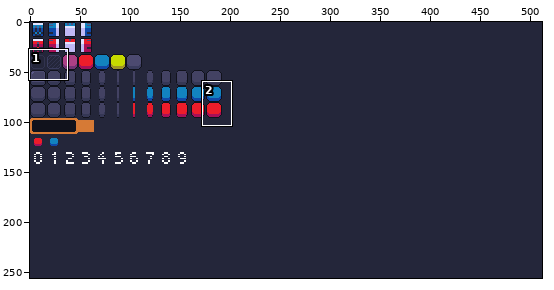
One commit to this pixel-art file: assets/atlas1.aseprite. Above: a wide view before the commit, with the close-up outlined.
Close-up. First the earlier version:
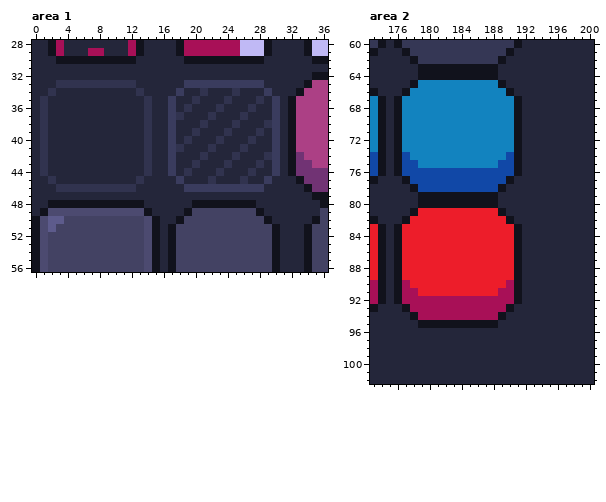
512x256 pixels, 1 frame. Shown: area 1: x 0..36, y 28..56; area 2: x 173..200, y 60..102.
Once edited:
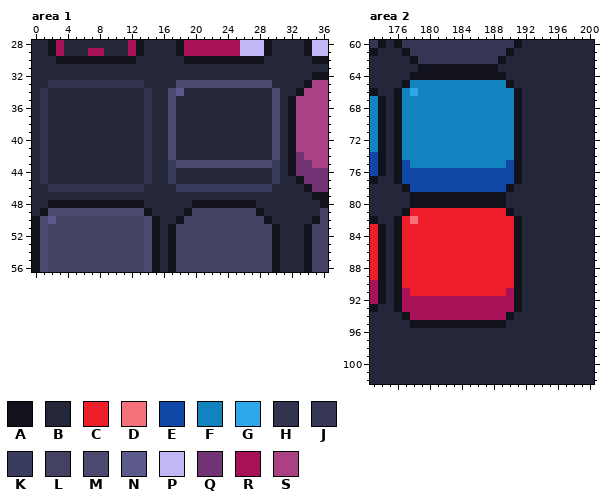
Palette (. is transparent): A #11121c  B #24263a  C #ed1d2a  D #f4717a  E #1148a7  F #1283bf  G #2da9eb  H #31334f  J #353755  K #3a3c5e  L #434263  M #4c4a70  N #5d5b8c  P #c0b9f5  Q #713374  R #a81057  S #ac4085
What changed:
--- area 1, layer "Main"
@@ x 0..36 @@
 32 BBBBBBBBBBBBBBBBBBBBBBBBBBBBBBBBBBBAA
-33 BBBHHHHHHHHHHBBBBBBKKKKKKKKKKBBBBBASS
-34 BBHBBBBBBBBBBHBBBBKBBHBBBHBBBKBBBASSS
-35 BHBBBBBBBBBBBBHBBKBBHBBBHBBBHBKBASSSS
-36 BHBBBBBBBBBBBBHBBKBHBBBHBBBHBBKBASSSS
-37 BHBBBBBBBBBBBBHBBKHBBBHBBBHBBBKBASSSS
-38 BHBBBBBBBBBBBBHBBKBBBHBBBHBBBHKBASSSS
-39 BHBBBBBBBBBBBBHBBKBBHBBBHBBBHBKBASSSS
-40 BHBBBBBBBBBBBBHBBKBHBBBHBBBHBBKBASSSS
-41 BHBBBBBBBBBBBBHBBKHBBBHBBBHBBBKBASSSS
-42 BHBBBBBBBBBBBBHBBKBBBHBBBHBBBHKBAQSSS
-43 BHBBBBBBBBBBBBHBBKBBHBBBHBBBHBKBAQQSS
-44 BHBBBBBBBBBBBBHBBKBHBBBHBBBHBBKBAQQQQ
-45 BBHBBBBBBBBBBHBBBBKBBBHBBBHBBKBBBAQQQ
-46 BBBHHHHHHHHHHBBBBBBKKKKKKKKKKBBBBBAQQ
+33 BBHHHHHHHHHHHHBBBBMMMMMMMMMMMMBBBBASS
+34 BHBBBBBBBBBBBBHBBMNBBBBBBBBBBBMBBASSS
+35 BHBBBBBBBBBBBBHBBMBBBBBBBBBBBBMBASSSS
+36 BHBBBBBBBBBBBBHBBMBBBBBBBBBBBBMBASSSS
+37 BHBBBBBBBBBBBBHBBMBBBBBBBBBBBBMBASSSS
+38 BHBBBBBBBBBBBBHBBMBBBBBBBBBBBBMBASSSS
+39 BHBBBBBBBBBBBBHBBMBBBBBBBBBBBBMBASSSS
+40 BHBBBBBBBBBBBBHBBMBBBBBBBBBBBBMBASSSS
+41 BHBBBBBBBBBBBBHBBMBBBBBBBBBBBBMBASSSS
+42 BHBBBBBBBBBBBBHBBMBBBBBBBBBBBBMBAQSSS
+43 BHBBBBBBBBBBBBHBBKMMMMMMMMMMMMKBAQQSS
+44 BHBBBBBBBBBBBBHBBKBBBBBBBBBBBBKBAQQQQ
+45 BHBBBBBBBBBBBBHBBKBBBBBBBBBBBBKBBAQQQ
+46 BBHHHHHHHHHHHHBBBBKKKKKKKKKKKKBBBBAQQ
 47 BBBBBBBBBBBBBBBBBBBBBBBBBBBBBBBBBBBAA
@@ x 0..5 @@
 49 BAMMMM
-50 AMNNLL
-51 AMNLLL
+50 AMNLLL
+51 AMLLLL
 52 AMLLLL
--- area 2, layer "Main"
@@ x 173..200 @@
  63 BBBBBBAAAAAAAAAABBBBBBBBBBBB
- 64 BBBBBBAAAAAAAAAABBBBBBBBBBBB
- 65 BBBBBAFFFFFFFFFFABBBBBBBBBBB
- 66 ABBBAFFFFFFFFFFFFABBBBBBBBBB
+ 64 BBBBBAAAAAAAAAAAABBBBBBBBBBB
+ 65 BBBBAFFFFFFFFFFFFABBBBBBBBBB
+ 66 ABBAFGFFFFFFFFFFFFABBBBBBBBB
  67 FABAFFFFFFFFFFFFFFABBBBBBBBB
@@ x 173..200 @@
  73 FABAFFFFFFFFFFFFFFABBBBBBBBB
- 74 EABAEFFFFFFFFFFFFEABBBBBBBBB
- 75 EABAEEFFFFFFFFFFEEABBBBBBBBB
+ 74 EABAFFFFFFFFFFFFFFABBBBBBBBB
+ 75 EABAEFFFFFFFFFFFFEABBBBBBBBB
  76 EABAEEEEEEEEEEEEEEABBBBBBBBB
- 77 ABBBAEEEEEEEEEEEEABBBBBBBBBB
- 78 BBBBBAEEEEEEEEEEABBBBBBBBBBB
- 79 BBBBBBAAAAAAAAAABBBBBBBBBBBB
- 80 BBBBBBAAAAAAAAAABBBBBBBBBBBB
- 81 BBBBBACCCCCCCCCCABBBBBBBBBBB
- 82 ABBBACCCCCCCCCCCCABBBBBBBBBB
+ 77 ABBAEEEEEEEEEEEEEEABBBBBBBBB
+ 78 BBBBAEEEEEEEEEEEEABBBBBBBBBB
+ 79 BBBBBAAAAAAAAAAAABBBBBBBBBBB
+ 80 BBBBBAAAAAAAAAAAABBBBBBBBBBB
+ 81 BBBBACCCCCCCCCCCCABBBBBBBBBB
+ 82 ABBACDCCCCCCCCCCCCABBBBBBBBB
  83 CABACCCCCCCCCCCCCCABBBBBBBBB
@@ x 173..200 @@
  89 CABACCCCCCCCCCCCCCABBBBBBBBB
- 90 RABARCCCCCCCCCCCCRABBBBBBBBB
- 91 RABARRCCCCCCCCCCRRABBBBBBBBB
+ 90 RABACCCCCCCCCCCCCCABBBBBBBBB
+ 91 RABARCCCCCCCCCCCCRABBBBBBBBB
  92 RABARRRRRRRRRRRRRRABBBBBBBBB
- 93 ABBBARRRRRRRRRRRRABBBBBBBBBB
- 94 BBBBBARRRRRRRRRRABBBBBBBBBBB
- 95 BBBBBBAAAAAAAAAABBBBBBBBBBBB
+ 93 ABBARRRRRRRRRRRRRRABBBBBBBBB
+ 94 BBBBARRRRRRRRRRRRABBBBBBBBBB
+ 95 BBBBBAAAAAAAAAAAABBBBBBBBBBB
  96 BBBBBBBBBBBBBBBBBBBBBBBBBBBB
